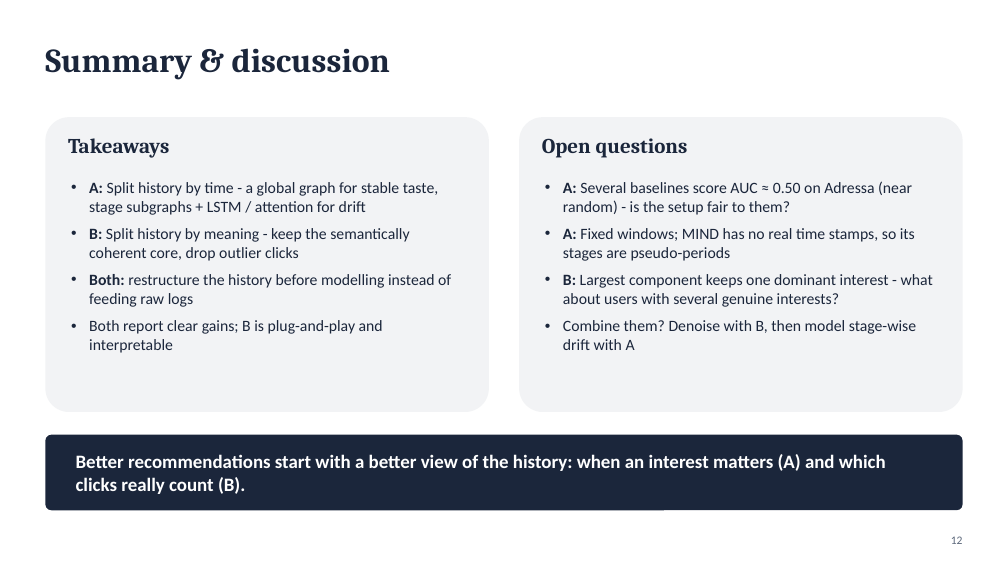
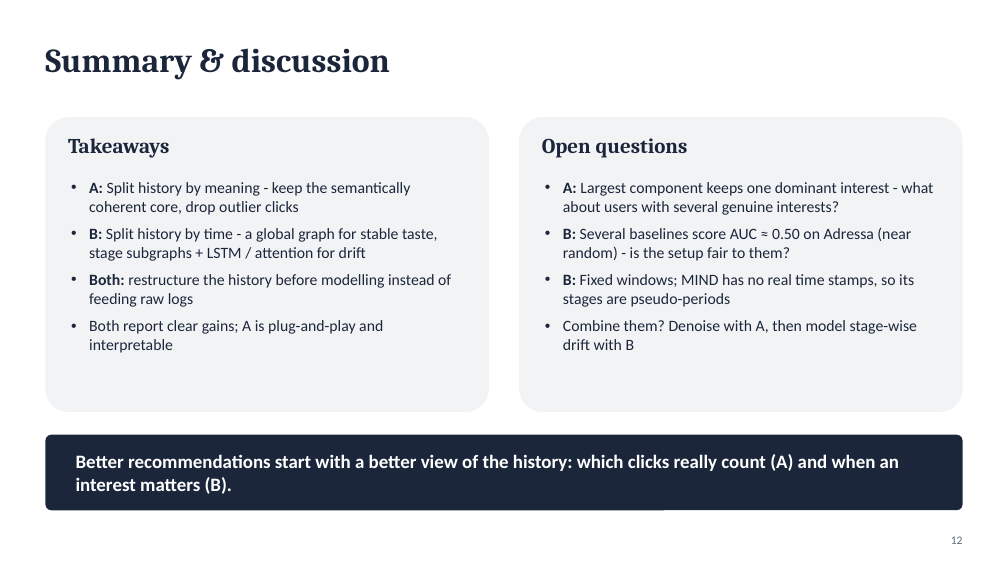
Before and after one commit to CH-Joshua-Hsiao/NYCU-BigDataAnalytics-Papers, a slide deck: slide 12 of paper_presentation.pptx. Drawn at 1008x567 pixels with LibreOffice and Linux fonts; fonts in the diff are those of the drawing. Boxes give left, top, right and bottom in pixels: in the first picture for what was removed or moved away, otherwise in the second. Text is boxed around its words. In the diff, an @@ line names an element or a change of style, - is before the commit and + after.

```diff
--- a/paper_presentation.pptx
+++ b/paper_presentation.pptx
@@ text at [89,182,437,261]: text changed @@
-• A: Split history by time - a global graph for stable taste, stage subgraphs + LSTM / attention for drift
-• B: Split history by meaning - keep the semantically coherent core, drop outlier clicks
+• A: Split history by meaning - keep the semantically coherent core, drop outlier clicks
+• B: Split history by time - a global graph for stable taste, stage subgraphs + LSTM / attention for drift
@@ text at [563,182,933,350]: text changed @@
-• A: Several baselines score AUC ≈ 0.50 on Adressa (near random) - is the setup fair to them?
-• A: Fixed windows; MIND has no real time stamps, so its stages are pseudo-periods
-• B: Largest component keeps one dominant interest - what about users with several genuine interests?
-• Combine them? Denoise with B, then model stage-wise drift with A
+• A: Largest component keeps one dominant interest - what about users with several genuine interests?
+• B: Several baselines score AUC ≈ 0.50 on Adressa (near random) - is the setup fair to them?
+• B: Fixed windows; MIND has no real time stamps, so its stages are pseudo-periods
+• Combine them? Denoise with A, then model stage-wise drift with B
@@ text at [89,320,383,353]: text changed @@
-• Both report clear gains; B is plug-and-play and interpretable
+• Both report clear gains; A is plug-and-play and interpretable
@@ text at [76,454,899,494]: text changed @@
-Better recommendations start with a better view of the history: when an interest matters (A) and which clicks really count (B).
+Better recommendations start with a better view of the history: which clicks really count (A) and when an interest matters (B).
```
Also in this commit, not shown: 12 other slides changed, 16 other files.
